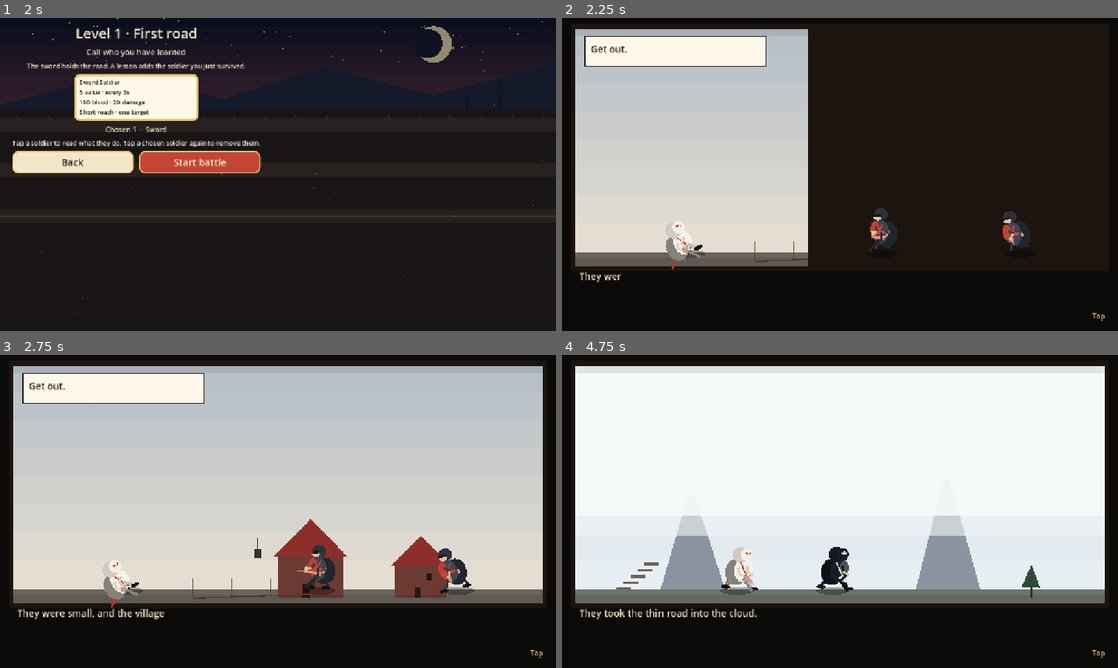
Above: before the commit, frames 1-4 (two rows, left to right).
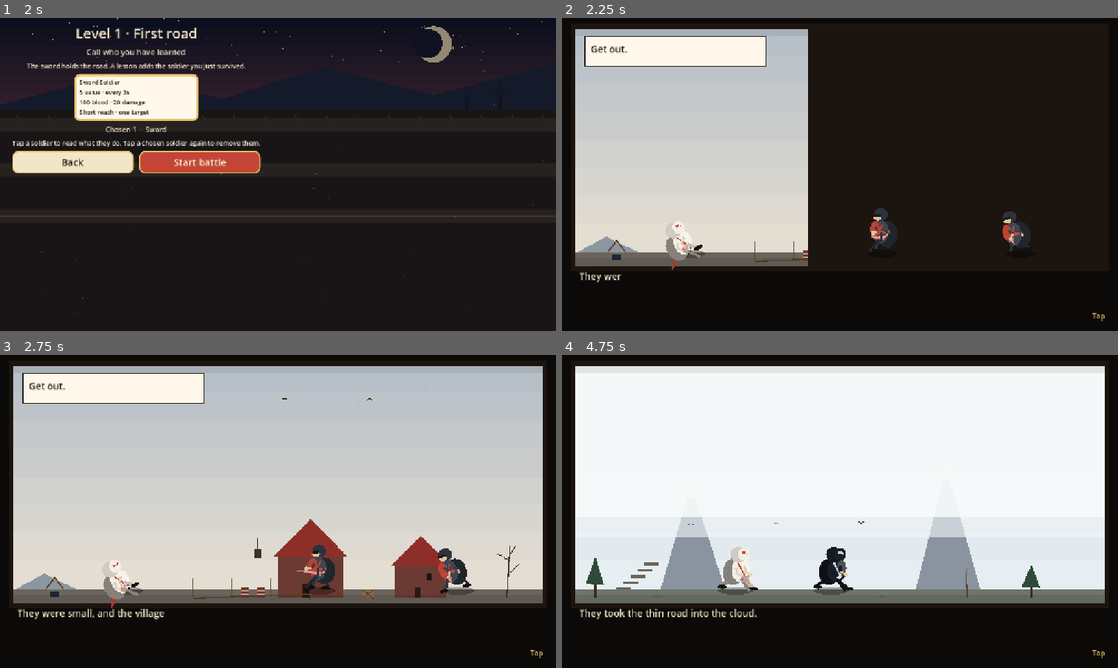
Above: after the commit, the same moments.

Repository: thomakhy025-code/n-vs-z
Game: Godot game, scene res://scenes/main.tscn
Two runs of this game, one before a commit and one after it. Both use one fixed random seed, a clock stepped at 60 frames per second and the inputs below.
Inputs (mouse positions are in pixels of both pictures, inside the frame that each line leads up to):
- Up to frame 1 (2 s): click "Play" at 0.5 s; click "1 First road Break their gate…" at 1.25 s
- Up to frame 2 (2.25 s): click "Start battle" at 2 s
- Up to frame 3 (2.75 s): no input
- Up to frame 4 (4.75 s): tap Enter at 2.75 s; move the mouse to (962, 495) at 2.77 s; hold D (move_right) 2.78-3.5 s; hold K (shoot) 2.78-3.5 s; click (962, 495) at 2.92 s; tap Space at 3.02, 3.32 s; drag from (728, 527) to (812, 574) at 3.52 s; move the mouse to (895, 442) at 4.27 s; hold D (move_right) from 4.28 s (still down); tap 2 (slot2) at 4.35 s

Frame 1 is identical in both runs. In frame 2, 0.3% of the frame differs, in the area x 3-45%, y 69-78%; in frame 3, 0.5%; in frame 4, 0.8%, in the area x 4-73%, y 51-78%.

Commit message:
Fill each story scene, and read the page in an English voice.
Co-authored-by: Cursor <cursoragent@cursor.com>

Diff:
--- a/scripts/main.gd
+++ b/scripts/main.gd
@@ -1585,13 +1585,15 @@
 		favorite = str(cfg.get_value("progress", "favorite", ""))
 		favorite_skin = str(cfg.get_value("progress", "favorite_skin", ""))
 		best_rank = clampi(int(cfg.get_value("progress", "best_rank", 0)), 0, 100000)
-		story_version = int(cfg.get_value("progress", "story_version", 0))
+		var stored_story: int = int(cfg.get_value("progress", "story_version", 0))
+		story_version = stored_story
 		story_seen = _unpack_seen(str(cfg.get_value("progress", "story_seen", "")))
-		if story_version < Story.VERSION:
+		if stored_story < Story.CAMPAIGN:
 			unlocked = 1
 			cleared = 0
 			rank_cleared = 0
 			rank_time = 0.0
+		if stored_story < Story.VERSION:
 			story_seen = {}
 			story_version = Story.VERSION
 			migrated = true
@@ -1770,9 +1772,10 @@
 		_save_progress()
 		return
 	var cloud_version := _whole(data.get("story_version", 0), 0)
-	if cloud_version >= Story.VERSION:
+	if cloud_version >= Story.CAMPAIGN:
 		unlocked = maxi(unlocked, clampi(_whole(data.get("unlocked", 1), 1), 1, Levels.count()))
 		cleared = maxi(cleared, clampi(_whole(data.get("cleared", 0), 0), 0, Levels.count()))
+	if cloud_version >= Story.VERSION:
 		for key in _unpack_seen(str(data.get("story_seen", ""))).keys():
 			story_seen[str(key)] = true
 	diamond_paid = maxi(diamond_paid, clampi(_whole(data.get("diamond_paid", 1), 1), 1, Levels.count()))
@@ -2221,7 +2224,7 @@
 	var profile_version := _whole(data.get("story_version", 0), 0)
 	if cloud_name.length() >= 2:
 		game_name = cloud_name
-		if profile_version >= Story.VERSION and _better_record(cloud_level, cloud_time, rank_cleared, rank_time):
+		if profile_version >= Story.CAMPAIGN and _better_record(cloud_level, cloud_time, rank_cleared, rank_time):
 			rank_cleared = cloud_level
 			rank_time = cloud_time
 		var fav := str(data.get("favorite", ""))
--- a/scripts/manga.gd
+++ b/scripts/manga.gd
@@ -92,15 +92,23 @@
 
 func _read_time() -> float:
 	var row: Dictionary = panels[index]
-	var full := str(row.get("caption", "")) + str(row.get("speech", ""))
-	return maxf(0.35, float(full.length()) / 48.0)
+	var full := _spoken(row)
+	return maxf(maxf(0.35, float(full.length()) / 48.0), Sfx.narration_length())
+
+
+func _spoken(row: Dictionary) -> String:
+	var caption := str(row.get("caption", ""))
+	var speech := str(row.get("speech", ""))
+	if speech == "":
+		return caption
+	return caption + " " + speech
 
 
 func _show_panel() -> void:
 	clock = 0.0
 	var place := str(panels[index].get("place", "mountain"))
 	Sfx.mood(place)
-	Sfx.play("story_breath", _mood_pitch(place), -16.0)
+	Sfx.narrate(_spoken(panels[index]))
 	for child in get_children():
 		child.queue_free()
 	var cast: Array = panels[index].get("cast", [])
@@ -198,6 +206,7 @@
 			_scene_war(rect, ground_y, time)
 		_:
 			_scene_road(rect, ground_y, time)
+	_dress(rect, ground_y, place, time)
 	_vignette(rect)
 	_frame(rect)
 
@@ -521,6 +530,145 @@
 	_dust(rect, ground_y, time)
 
 
+func _dress(rect: Rect2, ground_y: float, place: String, time: float) -> void:
+	match place:
+		"village":
+			_ridge(rect, ground_y, 0.06, 64.0, Color("8b969f"))
+			_well(rect.position + Vector2(rect.size.x * 0.08, ground_y))
+			_barrel(rect.position + Vector2(rect.size.x * 0.43, ground_y))
+			_barrel(rect.position + Vector2(rect.size.x * 0.46, ground_y))
+			_crate(rect.position + Vector2(rect.size.x * 0.66, ground_y))
+			_bare(rect.position + Vector2(rect.size.x * 0.93, ground_y), 120.0)
+			_birds(rect, time, rect.position.y + 78.0, 4, Color("2a241c"))
+		"climb":
+			_rock(rect.position + Vector2(rect.size.x * 0.16, ground_y), 16.0)
+			_rock(rect.position + Vector2(rect.size.x * 0.58, ground_y), 12.0)
+			_stake(rect.position + Vector2(rect.size.x * 0.74, ground_y))
+			_pine(rect.position + Vector2(rect.size.x * 0.04, ground_y), 96.0)
+			_birds(rect, time, ground_y - 150.0, 3, Color("3a4450"))
+		"descent":
+			_pine(rect.position + Vector2(rect.size.x * 0.28, ground_y), 70.0)
+			_tufts(rect, ground_y, time, Color("5c6a48"))
+			_birds(rect, time, rect.position.y + 90.0, 3, Color("3a3228"))
+			_far_village(rect.position + Vector2(rect.size.x * 0.74, ground_y - 8.0))
+		"mountain":
+			_ridge(rect, ground_y, 0.18, 90.0, Color("9aa3ae"))
+			_cairn(rect.position + Vector2(rect.size.x * 0.46, ground_y))
+			_pine(rect.position + Vector2(rect.size.x * 0.82, ground_y), 86.0)
+			_tufts(rect, ground_y, time, Color("6a7464"))
+			_birds(rect, time, rect.position.y + 64.0, 3, Color("2a241c"))
+		"quiet":
+			_bush(rect.position + Vector2(rect.size.x * 0.12, ground_y))
+			_bush(rect.position + Vector2(rect.size.x * 0.88, ground_y))
+			_house(rect.position + Vector2(rect.size.x * 0.9, ground_y), 48.0, false)
+			_cloud_at(rect.position + Vector2(rect.size.x * 0.48, rect.position.y + 70.0), time)
+			_birds(rect, time, rect.position.y + 110.0, 4, Color("3a3228"))
+			_tufts(rect, ground_y, time, Color("3f5a3a"))
+		"mist":
+			_rock(rect.position + Vector2(rect.size.x * 0.16, ground_y), 18.0)
+			_cairn(rect.position + Vector2(rect.size.x * 0.82, ground_y))
+			_stake(rect.position + Vector2(rect.size.x * 0.9, ground_y))
+		"stone":
+			_rock(rect.position + Vector2(rect.size.x * 0.16, ground_y), 22.0)
+			_rock(rect.position + Vector2(rect.size.x * 0.28, ground_y), 14.0)
+			_rock(rect.position + Vector2(rect.size.x * 0.84, ground_y), 18.0)
+			_bare(rect.position + Vector2(rect.size.x * 0.08, ground_y), 80.0)
+			_tufts(rect, ground_y, time, Color("5c6158"))
+		"lone":
+			_ridge(rect, ground_y, 0.78, 48.0, Color("6a645c"))
+			_bare(rect.position + Vector2(rect.size.x * 0.86, ground_y), 100.0)
+			_pot(rect.position + Vector2(rect.size.x * 0.18, ground_y))
+			_rock(rect.position + Vector2(rect.size.x * 0.62, ground_y), 12.0)
+		"camp":
+			_log(rect.position + Vector2(rect.size.x * 0.56, ground_y))
+			_pot(rect.position + Vector2(rect.size.x * 0.64, ground_y))
+			_stake(rect.position + Vector2(rect.size.x * 0.78, ground_y))
+			_crate(rect.position + Vector2(rect.size.x * 0.28, ground_y))
+			_cloud_at(rect.position + Vector2(rect.size.x * 0.4, rect.position.y + 56.0), time)
+		"council":
+			_tent(rect.position + Vector2(rect.size.x * 0.16, ground_y))
+			_log(rect.position + Vector2(rect.size.x * 0.34, ground_y))
+			_log(rect.position + Vector2(rect.size.x * 0.62, ground_y))
+			_pot(rect.position + Vector2(rect.size.x * 0.74, ground_y))
+			_stars(rect, time)
+		"depart":
+			_bundle(rect.position + Vector2(rect.size.x * 0.4, ground_y))
+			_bundle(rect.position + Vector2(rect.size.x * 0.48, ground_y))
+			_stake(rect.position + Vector2(rect.size.x * 0.7, ground_y))
+			_birds(rect, time, rect.position.y + 80.0, 3, Color("3a3228"))
+			_tufts(rect, ground_y, time, Color("6a745c"))
+		"night":
+			_pine(rect.position + Vector2(rect.size.x * 0.28, ground_y), 90.0)
+			_rock(rect.position + Vector2(rect.size.x * 0.4, ground_y), 14.0)
+			_cart(rect.position + Vector2(rect.size.x * 0.68, ground_y), true)
+			for eye_i in 3:
+				var eye := rect.position + Vector2(rect.size.x * (0.5 + float(eye_i) * 0.08), ground_y - 36.0 - float(eye_i) * 10.0)
+				draw_circle(eye, 2.2, Color("c44536"))
+		"vow":
+			_stars(rect, time)
+			_cairn(rect.position + Vector2(rect.size.x * 0.24, ground_y))
+			_cairn(rect.position + Vector2(rect.size.x * 0.58, ground_y))
+			_stake(rect.position + Vector2(rect.size.x * 0.22, ground_y))
+		"omen":
+			_bare(rect.position + Vector2(rect.size.x * 0.62, ground_y), 130.0)
+			_bare(rect.position + Vector2(rect.size.x * 0.9, ground_y), 90.0)
+			_rock(rect.position + Vector2(rect.size.x * 0.16, ground_y), 16.0)
+		"banners":
+			_ridge(rect, ground_y, 0.2, 40.0, Color("a07858"))
+			_dust(rect, ground_y, time + 1.2)
+			_stake(rect.position + Vector2(rect.size.x * 0.08, ground_y))
+			_stake(rect.position + Vector2(rect.size.x * 0.94, ground_y))
+		"ash":
+			_bare(rect.position + Vector2(rect.size.x * 0.72, ground_y), 70.0)
+			_wheel(rect.position + Vector2(rect.size.x * 0.84, ground_y))
+			_cart(rect.position + Vector2(rect.size.x * 0.18, ground_y), true)
+			_rock(rect.position + Vector2(rect.size.x * 0.5, ground_y), 10.0)
+		"low":
+			_fence(rect.position + Vector2(rect.size.x * 0.78, ground_y - 110.0), 90.0)
+			_log(rect.position + Vector2(rect.size.x * 0.58, ground_y - 110.0))
+			_crate(rect.position + Vector2(rect.size.x * 0.8, ground_y - 108.0))
+			_bush(rect.position + Vector2(rect.size.x * 0.2, ground_y))
+			_birds(rect, time, rect.position.y + 70.0, 3, Color("3a3228"))
+		"bury":
+			_bare(rect.position + Vector2(rect.size.x * 0.28, ground_y), 110.0)
+			_bush(rect.position + Vector2(rect.size.x * 0.4, ground_y))
+			_tufts(rect, ground_y, time, Color("5c5840"))
+			for flower_i in 4:
+				var flower_x := rect.position.x + rect.size.x * (0.5 + float(flower_i) * 0.1)
+				draw_circle(Vector2(flower_x, ground_y - 28.0), 3.0, Color("8d5a4a"))
+		"between":
+			_pine(rect.position + Vector2(rect.size.x * 0.06, ground_y), 140.0)
+			_pine(rect.position + Vector2(rect.size.x * 0.2, ground_y), 100.0)
+			_banner(rect.position + Vector2(rect.size.x * 0.74, ground_y), Color("8d2f28"), time + 0.6)
+			_stake(rect.position + Vector2(rect.size.x * 0.94, ground_y))
+			_rock(rect.position + Vector2(rect.size.x * 0.3, ground_y), 12.0)
+		"cliff":
+			_bush(rect.position + Vector2(rect.size.x * 0.08, ground_y))
+			_rock(rect.position + Vector2(rect.size.x * 0.18, ground_y), 14.0)
+			_tufts(rect, ground_y, time, Color("6a7460"), 0.5)
+			_birds(rect, time, rect.position.y + 80.0, 4, Color("3a4450"))
+			var drop_x := rect.position.x + rect.size.x * 0.58
+			var valley_y := ground_y + 64.0
+			_bush(Vector2(drop_x + 80.0, valley_y + 20.0))
+			_far_village(Vector2(drop_x + rect.size.x * 0.28, valley_y + 24.0))
+		"war":
+			_banner(rect.position + Vector2(rect.size.x * 0.28, ground_y), Color("1c140e"), time + 0.8)
+			_banner(rect.position + Vector2(rect.size.x * 0.72, ground_y), Color("c44536"), time + 1.1)
+			_stake(rect.position + Vector2(rect.size.x * 0.16, ground_y))
+			_stake(rect.position + Vector2(rect.size.x * 0.84, ground_y))
+			_wheel(rect.position + Vector2(rect.size.x * 0.46, ground_y))
+			_rock(rect.position + Vector2(rect.size.x * 0.58, ground_y), 10.0)
+		_:
+			_barrel(rect.position + Vector2(rect.size.x * 0.12, ground_y))
+			_cart(rect.position + Vector2(rect.size.x * 0.22, ground_y), true)
+			_rock(rect.position + Vector2(rect.size.x * 0.4, ground_y), 12.0)
+			_stake(rect.position + Vector2(rect.size.x * 0.55, ground_y))
+			_birds(rect, time, rect.position.y + 70.0, 3, Color("2a241c"))
+			for arrow_i in 4:
+				var arrow_x := rect.position.x + rect.size.x * (0.3 + float(arrow_i) * 0.12)
+				draw_line(Vector2(arrow_x, ground_y - 4.0), Vector2(arrow_x + 4.0, ground_y - 22.0), Color("5c4034"), 2.0)
+
+
 func _frame(rect: Rect2) -> void:
 	draw_rect(Rect2(rect.position, Vector2(rect.size.x, 3.0)), INK)
 	draw_rect(Rect2(rect.position, Vector2(3.0, rect.size.y)), INK)
@@ -720,6 +868,122 @@
 		Vector2(x, ground_y - tall),
 		Vector2(x + 18.0, ground_y - tall + 28.0),
 	]), Color("f7f1df"))
+
+
+func _ridge(rect: Rect2, ground_y: float, spot: float, tall: float, color: Color) -> void:
+	var x := rect.position.x + rect.size.x * spot
+	draw_colored_polygon(PackedVector2Array([
+		Vector2(x - tall, ground_y),
+		Vector2(x, ground_y - tall * 0.55),
+		Vector2(x + tall * 1.15, ground_y),
+	]), color)
+
+
+func _bare(at: Vector2, tall: float) -> void:
+	draw_line(Vector2(at.x, at.y), Vector2(at.x + 8.0, at.y - tall), Color("3a3228"), 3.0)
+	draw_line(Vector2(at.x + 8.0, at.y - tall * 0.72), Vector2(at.x - 22.0, at.y - tall * 0.86), Color("3a3228"), 2.0)
+	draw_line(Vector2(at.x + 8.0, at.y - tall * 0.5), Vector2(at.x + 28.0, at.y - tall * 0.66), Color("3a3228"), 2.0)
+	draw_line(Vector2(at.x + 8.0, at.y - tall * 0.84), Vector2(at.x + 20.0, at.y - tall), Color("3a3228"), 2.0)
+
+
+func _well(at: Vector2) -> void:
+	draw_rect(Rect2(at.x - 18.0, at.y - 22.0, 36.0, 22.0), Color("6e675e"))
+	draw_rect(Rect2(at.x - 10.0, at.y - 16.0, 20.0, 12.0), Color("1c2834"))
+	draw_line(Vector2(at.x - 20.0, at.y - 22.0), Vector2(at.x, at.y - 48.0), Color("5c3d24"), 3.0)
+	draw_line(Vector2(at.x + 20.0, at.y - 22.0), Vector2(at.x, at.y - 48.0), Color("5c3d24"), 3.0)
+
+
+func _barrel(at: Vector2) -> void:
+	draw_rect(Rect2(at.x, at.y - 26.0, 18.0, 26.0), Color("6b3a32"))
+	draw_line(Vector2(at.x, at.y - 18.0), Vector2(at.x + 18.0, at.y - 18.0), Color("c4a574"), 2.0)
+	draw_line(Vector2(at.x, at.y - 10.0), Vector2(at.x + 18.0, at.y - 10.0), Color("c4a574"), 2.0)
+
+
+func _crate(at: Vector2) -> void:
+	draw_rect(Rect2(at.x, at.y - 20.0, 24.0, 20.0), Color("8a6a44"))
+	draw_line(Vector2(at.x, at.y - 20.0), Vector2(at.x + 24.0, at.y), Color("5c3d24"), 2.0)
+	draw_line(Vector2(at.x + 24.0, at.y - 20.0), Vector2(at.x, at.y), Color("5c3d24"), 2.0)
+
+
+func _rock(at: Vector2, wide: float) -> void:
+	draw_colored_polygon(PackedVector2Array([
+		Vector2(at.x - wide, at.y),
+		Vector2(at.x - wide * 0.35, at.y - wide * 0.7),
+		Vector2(at.x + wide * 0.55, at.y - wide * 0.42),
+		Vector2(at.x + wide, at.y),
+	]), Color("6e675e"))
+
+
+func _tufts(rect: Rect2, ground_y: float, time: float, color: Color, span: float = 1.0) -> void:
+	var width := rect.size.x * span
+	for i in 16:
+		var x := rect.position.x + 12.0 + float(i) * (width / 17.0)
+		var lean := sin(time * 1.3 + float(i)) * 5.0
+		draw_line(Vector2(x, ground_y), Vector2(x + lean, ground_y - 14.0 - float(i % 3) * 5.0), color, 2.0)
+
+
+func _birds(rect: Rect2, time: float, y: float, count: int, ink: Color) -> void:
+	for i in count:
+		var x := rect.position.x + fmod(rect.size.x * (0.18 + 0.16 * float(i)) + time * 22.0, rect.size.x)
+		var flap := sin(time * 7.0 + float(i)) * 5.0
+		draw_line(Vector2(x - 7.0, y + flap), Vector2(x, y), ink, 2.0)
+		draw_line(Vector2(x + 7.0, y + flap), Vector2(x, y), ink, 2.0)
+
+
+func _bush(at: Vector2) -> void:
+	draw_circle(at + Vector2(0.0, -10.0), 12.0, Color("3f5a3a"))
+	draw_circle(at + Vector2(14.0, -6.0), 9.0, Color("2f4a38"))
+	draw_circle(at + Vector2(-12.0, -4.0), 8.0, Color("4d6844"))
+
+
+func _log(at: Vector2) -> void:
+	draw_rect(Rect2(at.x, at.y - 10.0, 42.0, 10.0), Color("5c3d24"))
+	draw_circle(at + Vector2(2.0, -5.0), 5.0, Color("8a6a44"))
+	draw_circle(at + Vector2(40.0, -5.0), 5.0, Color("8a6a44"))
+
+
+func _pot(at: Vector2) -> void:
+	draw_colored_polygon(PackedVector2Array([
+		Vector2(at.x - 10.0, at.y),
+		Vector2(at.x - 12.0, at.y - 16.0),
+		Vector2(at.x + 12.0, at.y - 16.0),
+		Vector2(at.x + 10.0, at.y),
+	]), Color("3a3228"))
+	draw_line(Vector2(at.x - 14.0, at.y - 18.0), Vector2(at.x + 14.0, at.y - 18.0), Color("8a8176"), 2.0)
+
+
+func _stake(at: Vector2) -> void:
+	draw_line(Vector2(at.x, at.y), Vector2(at.x - 4.0, at.y - 58.0), Color("5c3d24"), 3.0)
+	draw_colored_polygon(PackedVector2Array([
+		Vector2(at.x - 6.0, at.y - 58.0),
+		Vector2(at.x - 2.0, at.y - 78.0),
+		Vector2(at.x + 2.0, at.y - 54.0),
+	]), Color("8a8176"))
+
+
+func _bundle(at: Vector2) -> void:
+	draw_rect(Rect2(at.x, at.y - 16.0, 28.0, 16.0), Color("6b3a32"))
+	draw_line(Vector2(at.x + 4.0, at.y - 16.0), Vector2(at.x + 22.0, at.y), Color("c4a574"), 2.0)
+
+
+func _cart(at: Vector2, broken: bool) -> void:
+	draw_rect(Rect2(at.x, at.y - 22.0, 46.0, 16.0), Color("5c4034"))
+	draw_circle(at + Vector2(8.0, -2.0), 7.0, Color("2a241c"))
+	draw_circle(at + Vector2(36.0, -2.0), 7.0, Color("2a241c"))
+	if broken:
+		draw_line(Vector2(at.x + 30.0, at.y - 22.0), Vector2(at.x + 48.0, at.y - 8.0), Color("3a3228"), 3.0)
+
+
+func _wheel(at: Vector2) -> void:
+	draw_circle(at + Vector2(0.0, -8.0), 8.0, Color("5c4034"))
+	draw_circle(at + Vector2(0.0, -8.0), 3.0, Color("2a241c"))
+
+
+func _cloud_at(at: Vector2, time: float) -> void:
+	var shift := sin(time * 0.4) * 10.0
+	draw_circle(at + Vector2(shift, 0.0), 18.0, Color(1, 1, 1, 0.55))
+	draw_circle(at + Vector2(20.0 + shift, 4.0), 14.0, Color(1, 1, 1, 0.45))
+	draw_circle(at + Vector2(-16.0 + shift, 6.0), 12.0, Color(1, 1, 1, 0.4))
 
 
 func _banner(at: Vector2, color: Color, time: float) -> void:
--- a/scripts/sfx.gd
+++ b/scripts/sfx.gd
@@ -4,7 +4,9 @@
 var _bank: Dictionary = {}
 var _index: int = 0
 var _bed: AudioStreamPlayer
+var _voice: AudioStreamPlayer
 var _mood: String = ""
+var _voice_len: float = 0.0
 
 
 func _ready() -> void:
@@ -16,6 +18,18 @@
 	_bed = AudioStreamPlayer.new()
 	_bed.volume_db = -14.0
 	add_child(_bed)
+	_voice = AudioStreamPlayer.new()
+	_voice.volume_db = -2.0
+	add_child(_voice)
+
+
+func _process(_delta: float) -> void:
+	if _bed == null or _mood == "":
+		return
+	if _voice != null and _voice.playing:
+		_bed.volume_db = -22.0
+	else:
+		_bed.volume_db = _mood_db(_mood)
 
 
 func mood(place: String) -> void:
@@ -34,14 +48,43 @@
 		wave.loop_end = maxi(1, frames)
 		stream = wave
 	_bed.stream = stream
-	_bed.volume_db = -16.0 if id == "story_dread" or id == "story_war" else -13.0
+	_bed.volume_db = _mood_db(id)
 	_bed.play()
+
+
+func narrate(line: String) -> void:
+	_voice_len = 0.0
+	if _voice != null and _voice.playing:
+		_voice.stop()
+	if line == "" or _voice == null:
+		return
+	var stream := _stream("tale_" + line.md5_text().substr(0, 12))
+	if stream == null:
+		return
+	_voice.stream = stream
+	_voice.pitch_scale = 1.0
+	_voice.volume_db = -2.0
+	_voice.play()
+	_voice_len = stream.get_length()
+
+
+func narration_length() -> float:
+	return _voice_len
 
 
 func stop_mood() -> void:
 	_mood = ""
+	_voice_len = 0.0
 	if _bed != null:
 		_bed.stop()
+	if _voice != null:
+		_voice.stop()
+
+
+func _mood_db(id: String) -> float:
+	if id == "story_dread" or id == "story_war":
+		return -16.0
+	return -13.0
 
 
 func _mood_id(place: String) -> String:
@@ -80,6 +123,8 @@
 		return _bank[id] as AudioStream
 	var path := "res://audio/%s.wav" % id
 	if not ResourceLoader.exists(path):
+		path = "res://audio/%s.mp3" % id
+	if not ResourceLoader.exists(path):
 		_bank[id] = null
 		return null
 	var loaded := load(path) as AudioStream
--- a/scripts/story.gd
+++ b/scripts/story.gd
@@ -3,7 +3,8 @@
 # The campaign story. Lesson levels, the pages between fights, and who the clan can call.
 # A fresh roll each game would make these pages disagree with the fight, so the order is fixed.
 
-const VERSION := 2
+const CAMPAIGN := 2
+const VERSION := 3
 
 const LESSONS := {
 	1: "archer",
Not shown, added: audio/tale_014529efe99d.mp3.import
Not shown, added: audio/tale_0ccf5c68b997.mp3.import
Not shown, added: audio/tale_0f30277dbf12.mp3.import
Not shown, added: audio/tale_1340da00cb18.mp3.import
Not shown, added: audio/tale_16d0efa242c3.mp3.import
Not shown, added: audio/tale_19f5095d2eef.mp3.import
Not shown, added: audio/tale_1c558b67033a.mp3.import
Not shown, added: audio/tale_20ef139ed1ce.mp3.import
Not shown, added: audio/tale_21e3aa217d51.mp3.import
Not shown, added: audio/tale_21f06b7b6fb9.mp3.import
Not shown, added: audio/tale_23f4ad353225.mp3.import
Not shown, added: audio/tale_26704b699e88.mp3.import
(and 148 more such lines)
